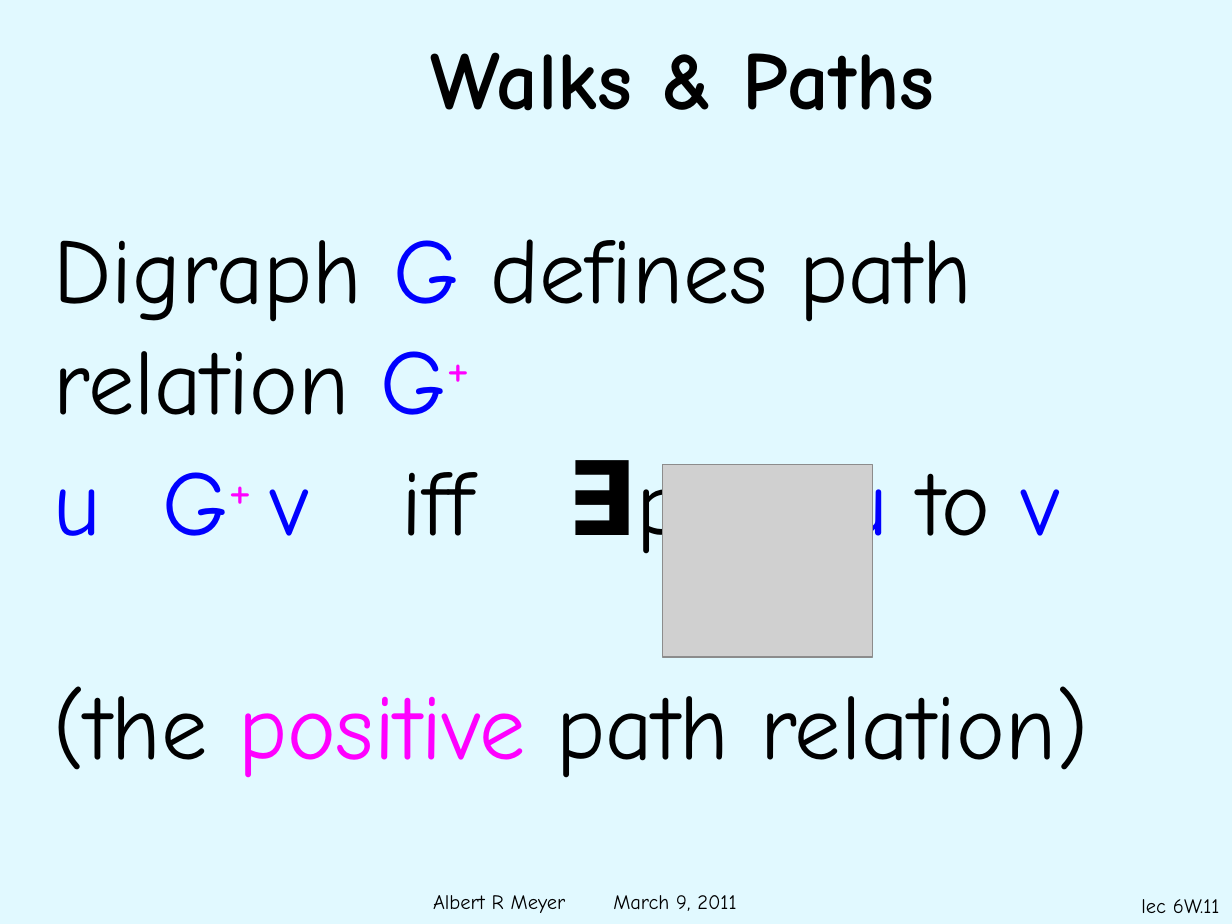
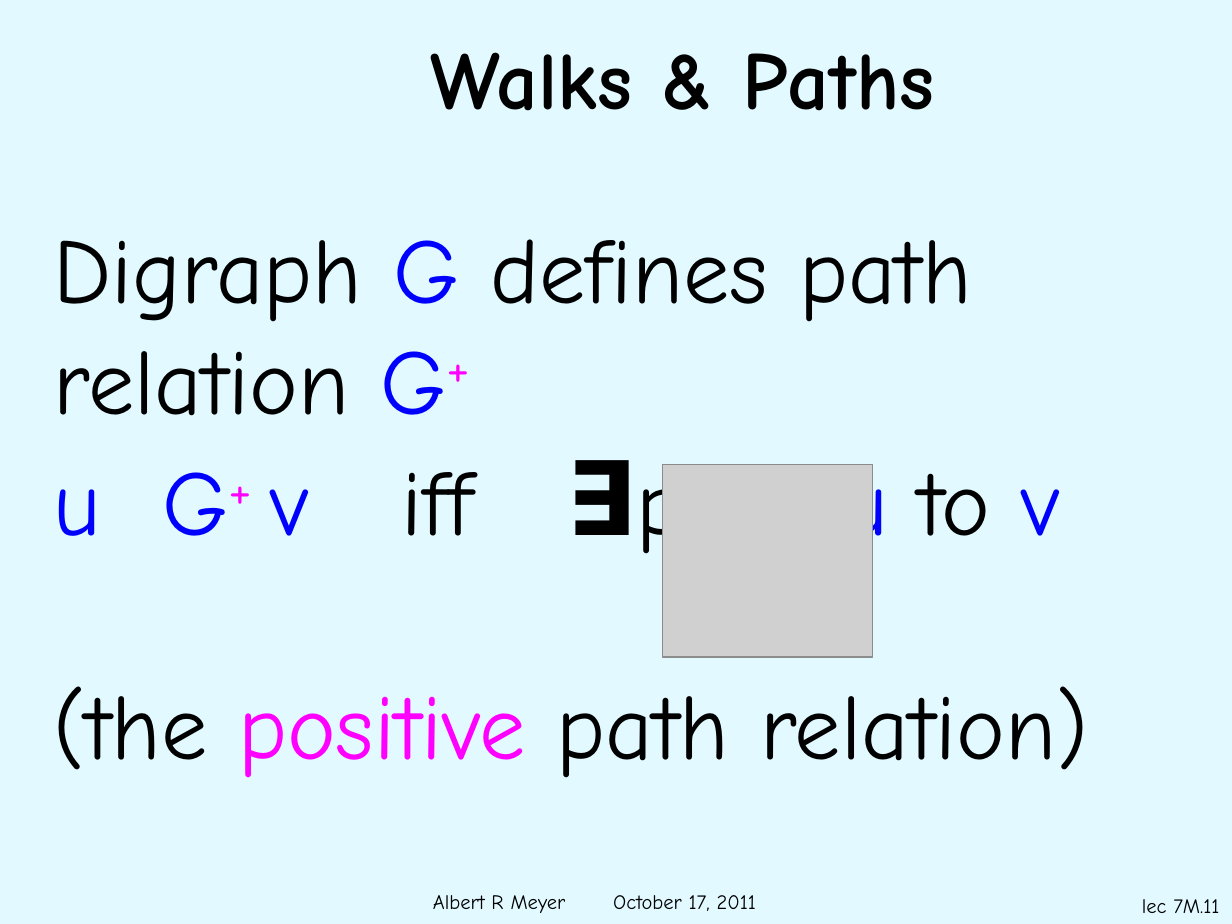
Before and after one commit to armeyer/mcs_web, a slide deck: slide 11 of fall11/slidesF11/slides7m.pptx. Drawn at 1232x924 pixels with LibreOffice and Linux fonts; fonts in the diff are those of the drawing; grey boxes stand for pictures; background and template pictures are left out. Boxes give left, top, right and bottom in pixels: in the first picture for what was removed or moved away, otherwise in the second. Text is boxed around its words. In the diff, an @@ line names an element or a change of style, - is before the commit and + after.

```diff
--- a/fall11/slidesF11/slides7m.pptx
+++ b/fall11/slidesF11/slides7m.pptx
@@ text at (433,895,756,913): text changed @@
-Albert R Meyer March 9, 2011
+Albert R Meyer October 17, 2011
@@ page number at (1142,899,1219,913): text changed @@
-lec 6W.11
+lec 7M.11
```
Also in this commit, not shown: 32 other slides changed.
